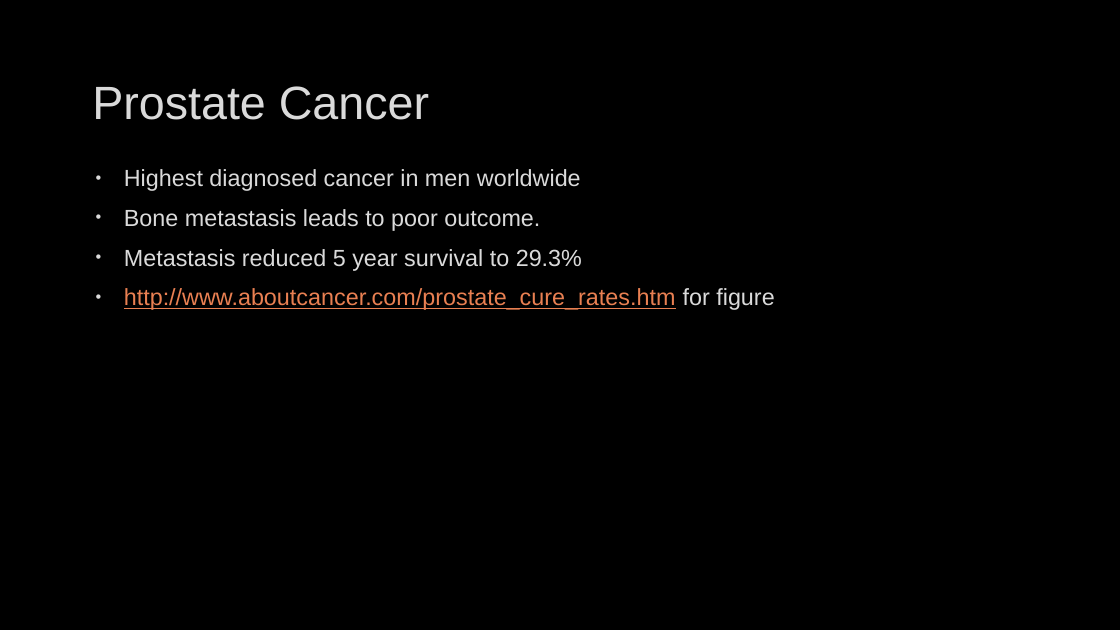
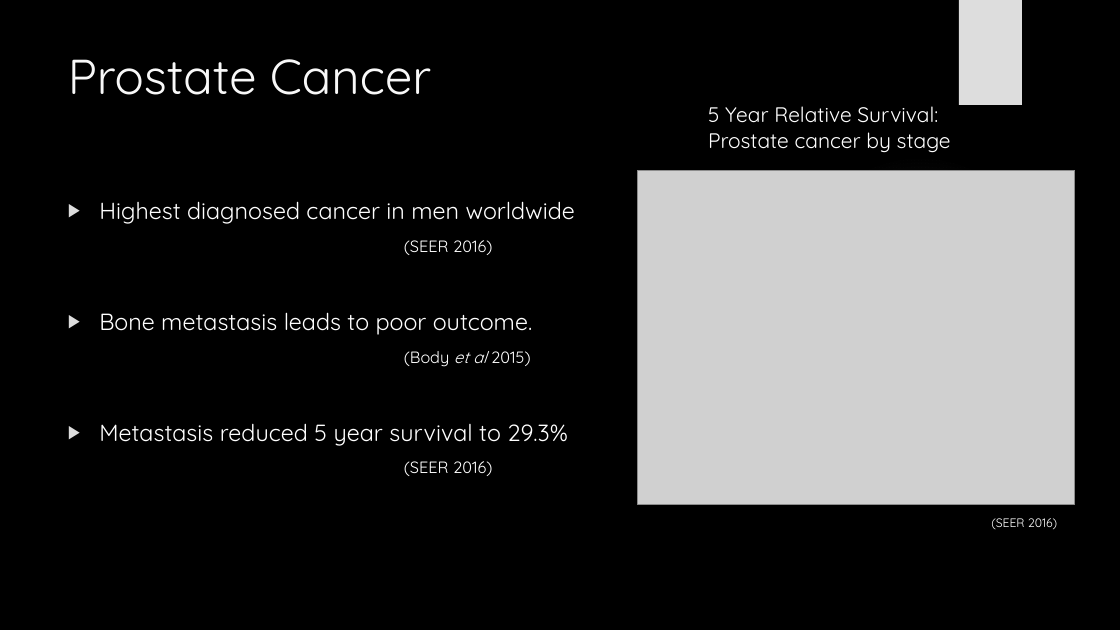
Before and after one commit to HarleyRobinson/Honours2, a slide deck: slide 2 of BackgroundInfo/CollCombBiol.pptx. Drawn at 1120x630 pixels with LibreOffice and Linux fonts; fonts in the diff are those of the drawing; grey boxes stand for pictures; background and template pictures are left out. Boxes give left, top, right and bottom in pixels: in the first picture for what was removed or moved away, otherwise in the second. Text is boxed around its words. In the diff, an @@ line names an element or a change of style, - is before the commit and + after.

```diff
--- a/BackgroundInfo/CollCombBiol.pptx
+++ b/BackgroundInfo/CollCombBiol.pptx
@@ rectangle added at (959,0,1022,105), fill #DDDDDD @@
@@ title "Prostate Cancer": place and size @@
-title "Prostate Cancer" at (92,86,429,120)
+title "Prostate Cancer" at (68,59,431,95)
@@ title "Prostate Cancer" at (68,59,431,95): size 40 to 42 pt, font Arial to Quicksand, text colour #DADADA to #F8F8F8, letter outline #404040 0.75 pt to none; vertical alignment middle to top @@
@@ text added at (708,106,951,153), 18 pt, text #FFFFFF @@
+5 Year Relative Survival:
+Prostate cancer by stage
@@ picture added at (638,171,1075,505) @@
@@ ellipse added at (791,154,1049,413), fill gradient #EBEBEB @@
@@ text "Highest diagnosed cancer in men ...": place and size @@
-text "Highest diagnosed cancer in men ..." at (124,169,774,310)
+text "Highest diagnosed cancer in men ..." at (99,201,575,476)
@@ text at (99,201,575,446): font Arial to Quicksand, text colour #DADADA to #FFFFFF, letter outline #404040 0.75 pt to none in "Highest diagnosed cancer in men worldwide", "Bone metastasis leads to poor outcome.", "Metastasis reduced 5 year survival to 29.3%"; bullet • to ▶; bullet colour #DADADA to #DDDDDD @@
@@ text at (404,240,492,255): paragraph added @@
+                (SEER 2016)
@@ text at (404,351,531,367): paragraph added @@
+                (Body et al 2015)
@@ text at (404,461,492,476): text changed; size 20 to 14 pt; font Arial to Quicksand; text colour #E98052 to #FFFFFF @@
-• http://www.aboutcancer.com/prostate_cure_rates.htm for figure
+                (SEER 2016)
@@ text added at (991,518,1057,529), 10.5 pt, text #FFFFFF @@
+(SEER 2016)
```
Also in this commit, not shown: 11 other slides changed, 11 slides added, 1 slide removed, 23 other files.
